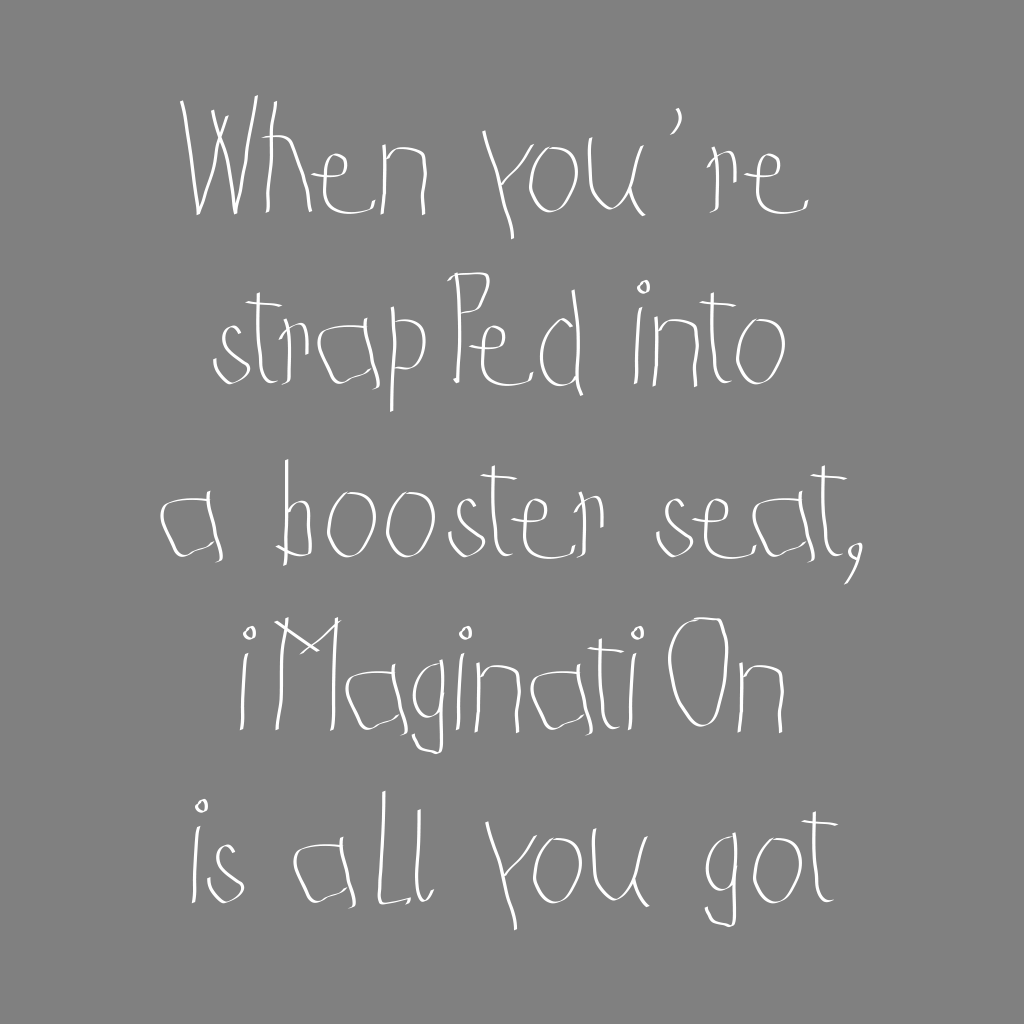
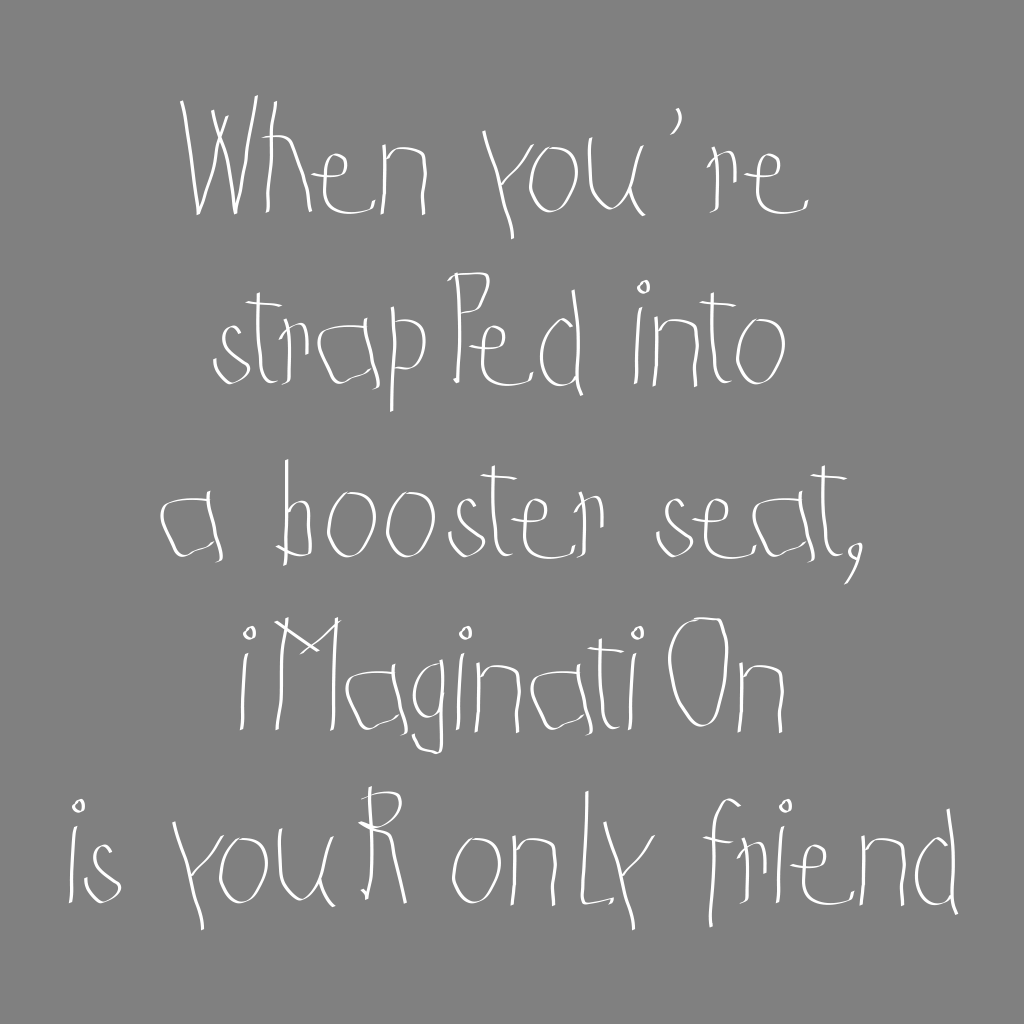
Layered file, before and after one edit (1024×1024). Changes by layer:
renamed "When you’re strapPed into a booster seat, iMaginatiOn is aLl" to "When you’re strapPed into a booster seat, iMaginatiOn is youR", painted on it over (68, 786, 959, 931)
